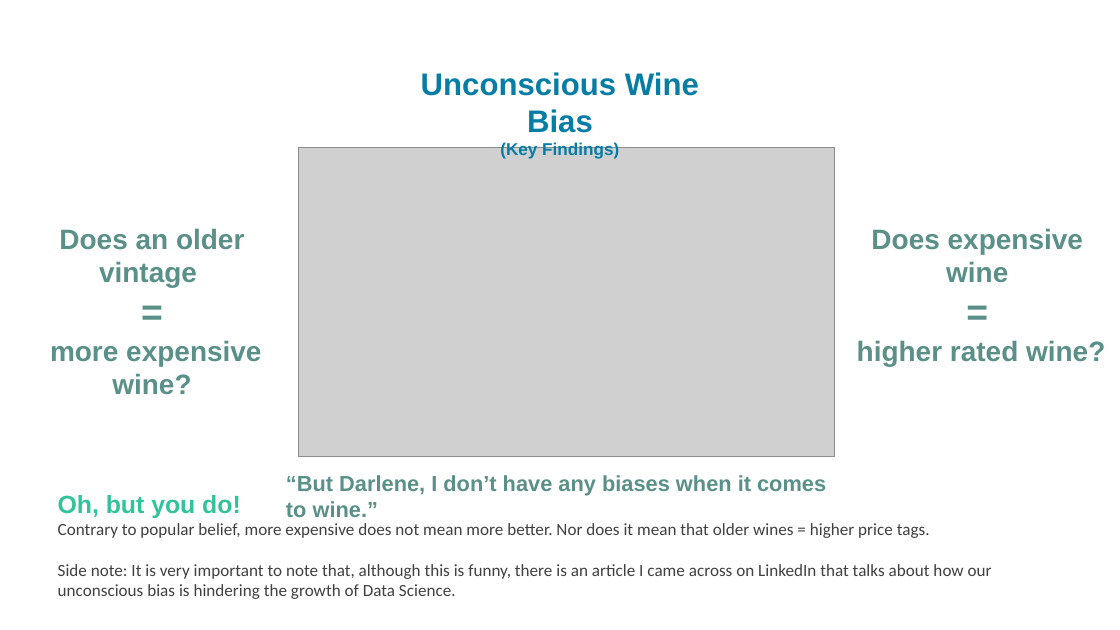
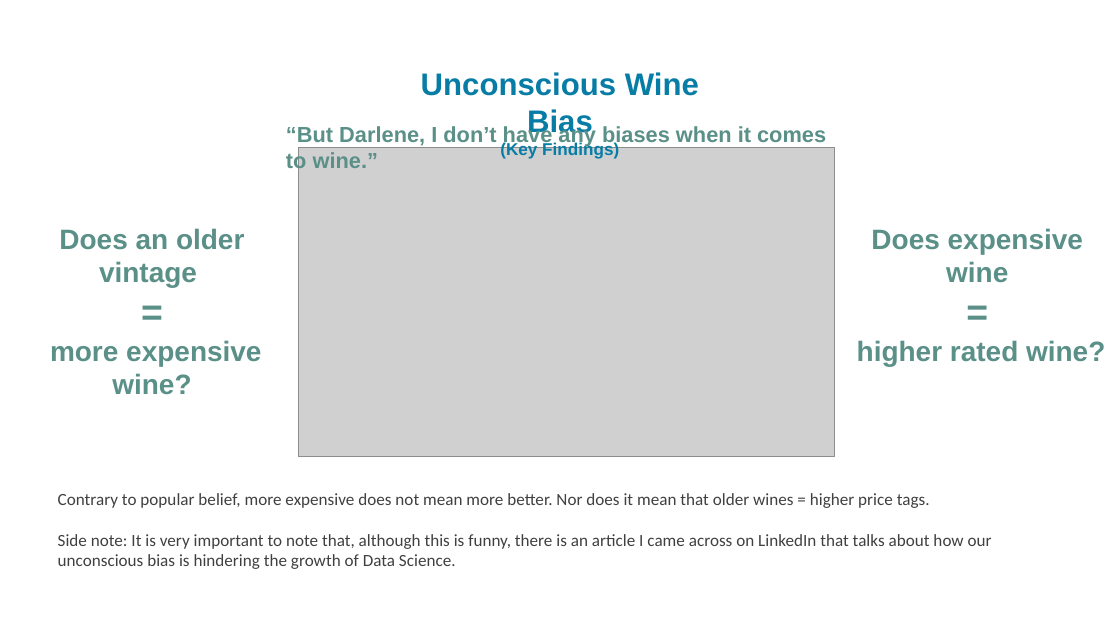
Before and after one commit to thelemoncookie-data/Project-02-Wine-Rating-ML, a slide deck: slide 4 of Wine Slides.pptx. Drawn at 1120x630 pixels with LibreOffice and Linux fonts; fonts in the diff are those of the drawing; grey boxes stand for pictures; background and template pictures are left out. Boxes give left, top, right and bottom in pixels: in the first picture for what was removed or moved away, otherwise in the second. Text is boxed around its words. In the diff, an @@ line names an element or a change of style, - is before the commit and + after.

```diff
--- a/Wine Slides.pptx
+++ b/Wine Slides.pptx
@@ text "“But Darlene, I don’t have ..." rewrapped from (286, 475, 826, 517) to (286, 125, 826, 173) @@
@@ text at (58, 495, 241, 518): paragraph removed @@
-Oh, but you do!
```
Also in this commit, not shown: 3 other slides changed, 1 slide added.
